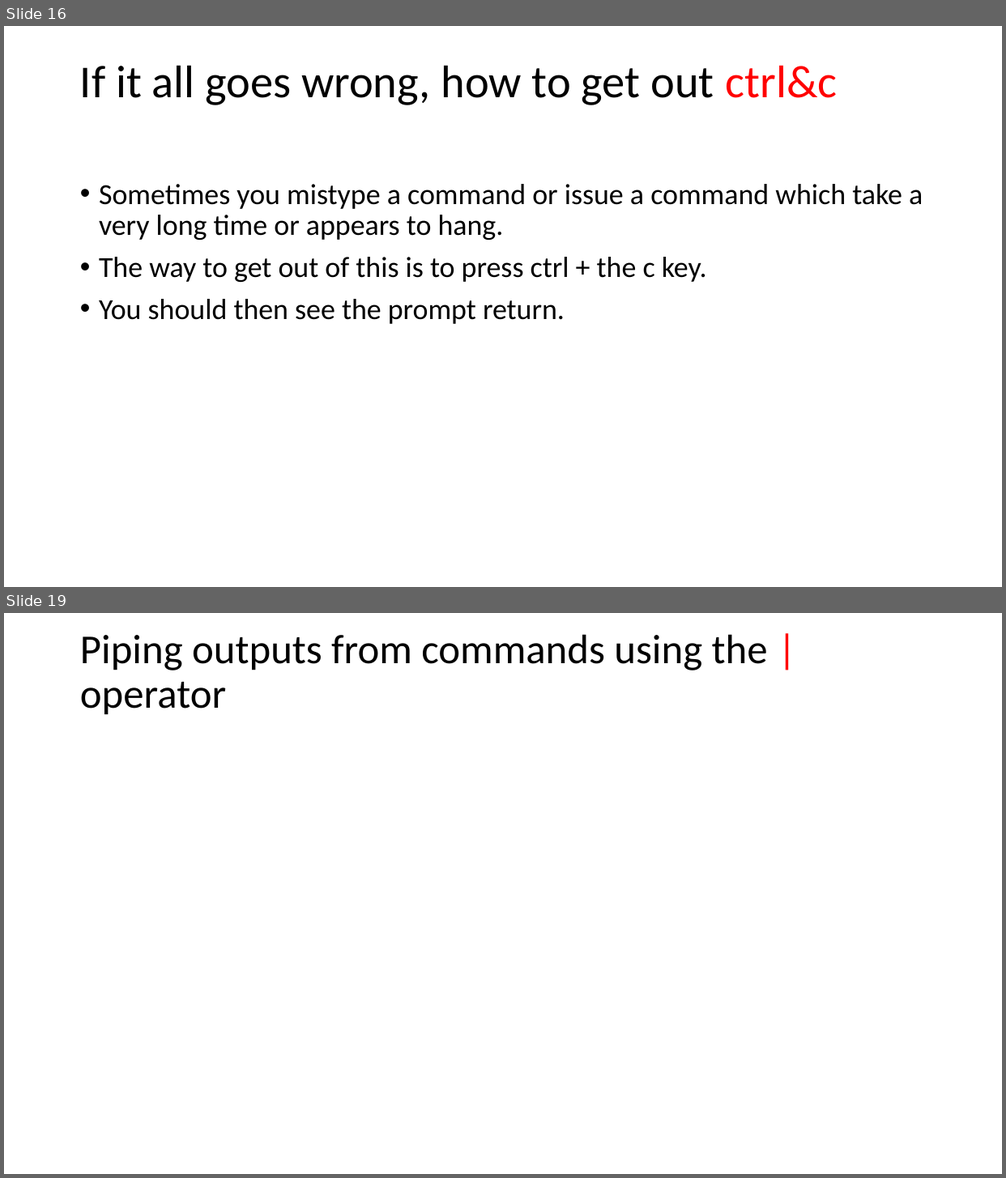
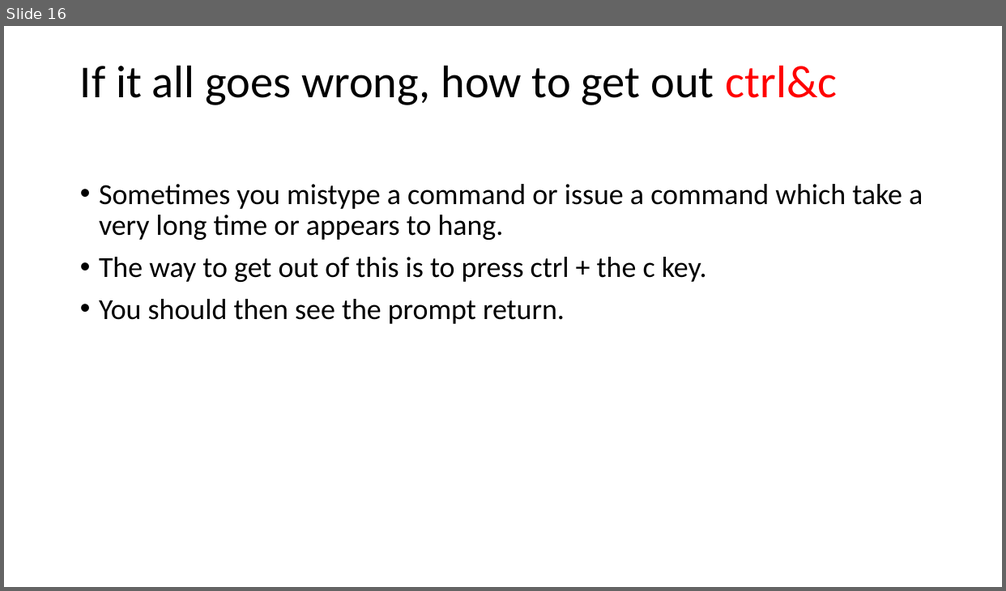
Before and after one commit to paulmheaton/Unix_primer, a slide deck: Unix primer.pptx. Shown one above the other, each under a label of ours: slides 16 and 19 before the commit, slide 16 after it; the slides between them are not shown. The pictures are 1006x1178 and 1006x591 pixels, drawn with LibreOffice and Linux fonts; fonts in the diff are those of the drawing. Boxes give left, top, right and bottom in pixels: in the first picture for what was removed or moved away, otherwise in the second. Text is boxed around its words. In the diff, an @@ line names an element or a change of style, - is before the commit and + after.

```diff
--- a/Unix primer.pptx
+++ b/Unix primer.pptx
@@ slide 19 removed at [4, 613, 1002, 1174], background #FFFFFF @@
@@ title removed at [80, 634, 768, 715] @@
-Piping outputs from commands using the | operator
```
Also in this commit, not shown: 4 slides changed, 5 slides added.
